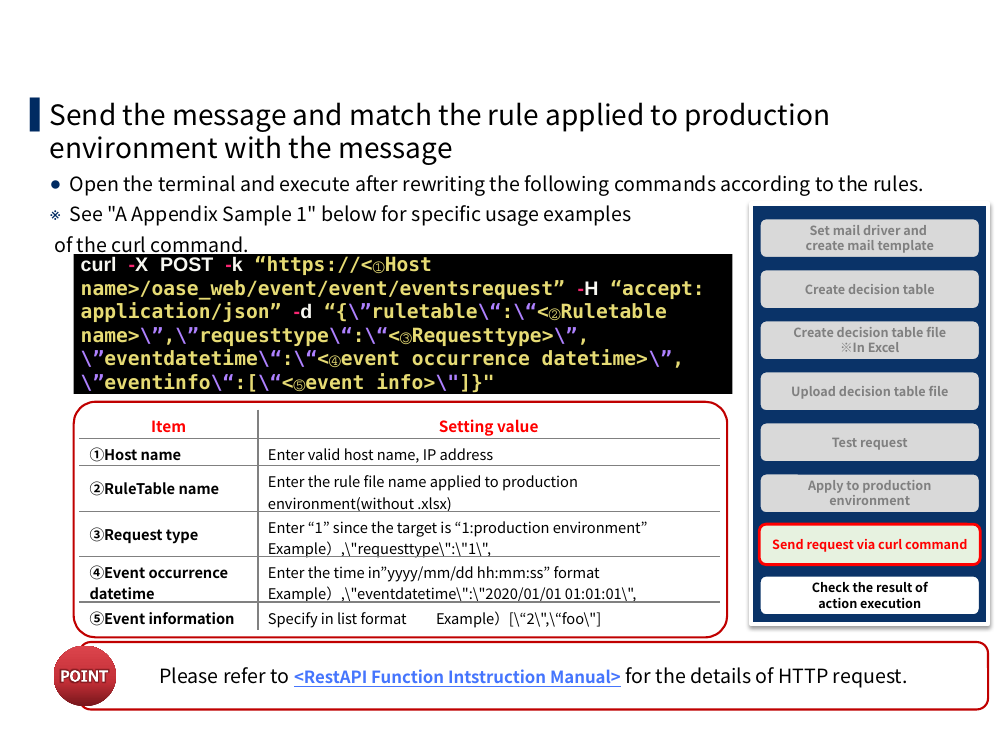
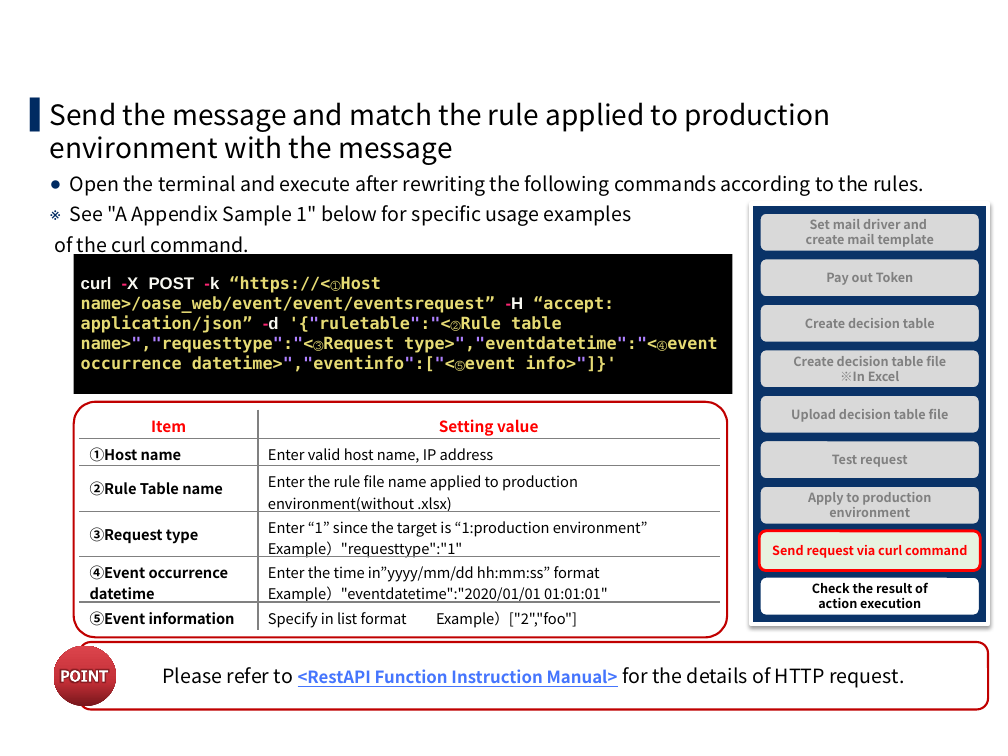
Before and after one commit to exastro-suite/oase-docs, a slide deck: slide 32 of asset/Learn/OASE-quickstart.pptx (slide 26 before the commit). Drawn at 1008x756 pixels with LibreOffice and Linux fonts; fonts in the diff are those of the drawing; background and template pictures are left out. Boxes give left, top, right and bottom in pixels: in the first picture for what was removed or moved away, otherwise in the second. Text is boxed around its words. In the diff, an @@ line names an element or a change of style, - is before the commit and + after.

Commit message:
Add manuals of English.

```diff
--- a/asset/Learn/OASE-quickstart.pptx
+++ b/asset/Learn/OASE-quickstart.pptx
@@ rounded rectangle "Set mail driver and": place and size @@
-rounded rectangle "Set mail driver and" at <box>759,218,980,258</box>
+rounded rectangle "Set mail driver and" at <box>759,213,980,252</box>
@@ rounded rectangle added at <box>759,258,980,297</box>, fill #D9D9D9, outline #0A3368 2 pt, 9 pt, text #808080, bold @@
+Pay out Token
@@ text at <box>81,276,657,372</box>: text changed; size 14 to 12 pt @@
-curl -X POST -k “https://<①Host name>/oase_web/event/event/eventsrequest” -H “accept: application/json” -d “{\”ruletable\“:\“<②Ruletable name>\”,\”requesttype\“:\“<③Requesttype>\”,\”eventdatetime\“:\“<④event occurrence datetime>\”,\”eventinfo\“:[\“<⑤event info>\"]}"
+curl -X POST -k “https://<①Host name>/oase_web/event/event/eventsrequest” -H “accept: application/json” -d '{"ruletable":"<②Rule table name>","requesttype":"<③Request type>","eventdatetime":"<④event occurrence datetime>","eventinfo":["<⑤event info>"]}'
@@ rounded rectangle "Create decision table": place and size @@
-rounded rectangle "Create decision table" at <box>759,269,980,309</box>
+rounded rectangle "Create decision table" at <box>759,303,980,343</box>
@@ rounded rectangle "Create decision table file": place and size @@
-rounded rectangle "Create decision table file" at <box>759,320,980,360</box>
+rounded rectangle "Create decision table file" at <box>759,349,980,388</box>
@@ table at <box>80,409,720,632</box> @@
-row 3, column 1: ②RuleTable name
+row 3, column 1: ②Rule Table name
@@ row 4, column 2: "Enter “1” since the target is “1:production environment” / Example）,\"requesttype\":\"1\"," to "Enter “1” since the target is “1:production environment” / Example）"requesttype":"1"" @@
@@ row 5, column 2: "Enter the time in”yyyy/mm/dd hh:mm:ss” format / Example）,\"eventdatetime\":\"2020/01/01 01:01:01\"," to "Enter the time in”yyyy/mm/dd hh:mm:ss” format / Example）"eventdatetime":"2020/01/01 01:01:01"" @@
@@ row 6, column 2: "Specify in list format Example）[\“2\",\“foo\"]" to "Specify in list format Example）["2","foo"]" @@
@@ rounded rectangle "Upload decision table file": place and size @@
-rounded rectangle "Upload decision table file" at <box>759,371,980,411</box>
+rounded rectangle "Upload decision table file" at <box>759,394,980,433</box>
@@ rounded rectangle "Test request": place and size @@
-rounded rectangle "Test request" at <box>759,422,980,463</box>
+rounded rectangle "Test request" at <box>759,439,980,479</box>
@@ rounded rectangle "Apply to production": place and size @@
-rounded rectangle "Apply to production" at <box>759,473,980,513</box>
+rounded rectangle "Apply to production" at <box>759,486,980,525</box>
@@ rounded rectangle "Send request via curl command": place and size @@
-rounded rectangle "Send request via curl command" at <box>759,524,980,564</box>
+rounded rectangle "Send request via curl command" at <box>759,531,980,571</box>
@@ text in rounded rectangle at <box>163,667,905,688</box>: text changed @@
-Please refer to <RestAPI Function Intstruction Manual> for the details of HTTP request.
+Please refer to <RestAPI Function Instruction Manual> for the details of HTTP request.
```
Also in this commit, not shown: 25 other slides changed, 8 slides added, 1 slide removed, 8 other files.
